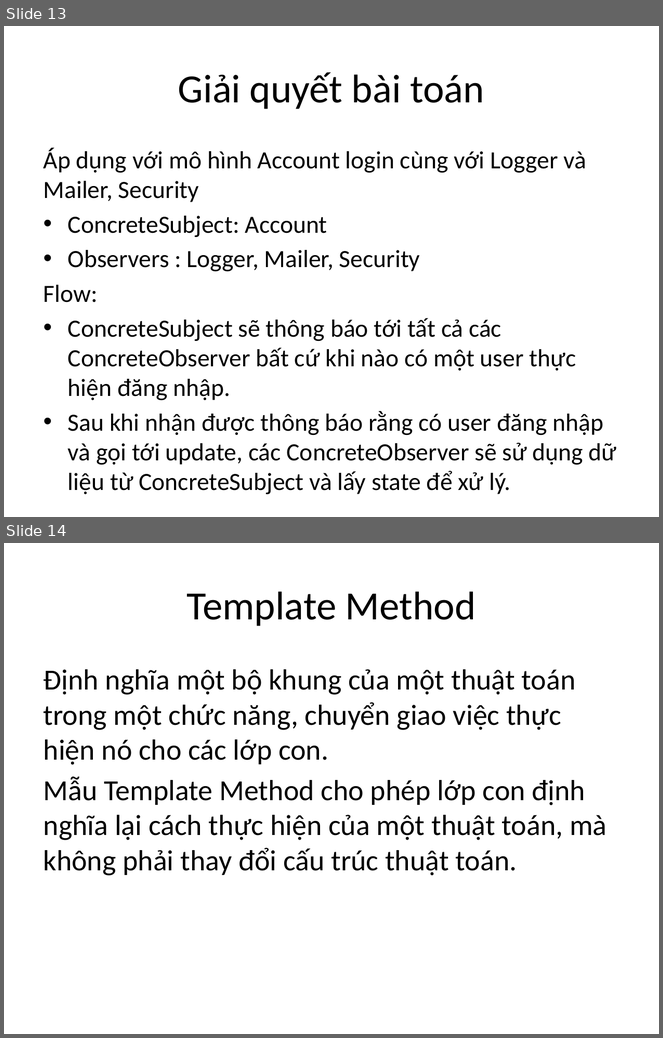
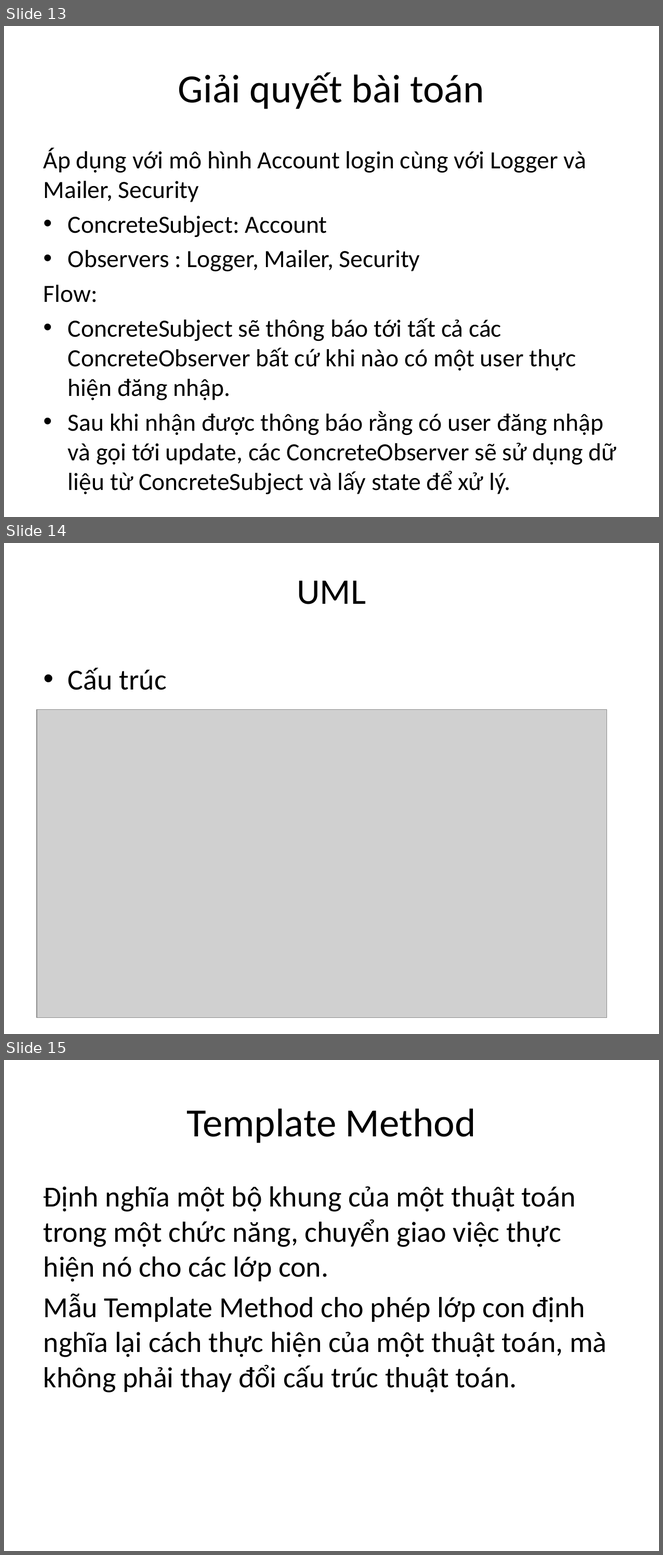
Before and after one commit to taole/slide, a slide deck: designpatter.pptx. Shown one above the other, each under a label of ours: slides 13 and 14 before the commit, slides 13, 14 and 15 after it. The pictures are 663x1038 and 663x1555 pixels, drawn with LibreOffice and Linux fonts; fonts in the diff are those of the drawing; grey boxes stand for pictures. Boxes give left, top, right and bottom in pixels: in the first picture for what was removed or moved away, otherwise in the second. Text is boxed around its words. In the diff, an @@ line names an element or a change of style, - is before the commit and + after.

```diff
--- a/designpatter.pptx
+++ b/designpatter.pptx
@@ slide 14 added at [4, 543, 659, 1034], background #FFFFFF @@
@@ title added at [297, 580, 366, 604], 39.6 pt, text #000000 @@
+UML
@@ text added at [68, 668, 167, 690], 32 pt, text #000000 @@
+• Cấu trúc
@@ picture added at [37, 709, 607, 1018] @@
@@ what was slide 14 is now slide 15 @@
```
Also in this commit, not shown: 2 slides changed, 13 other slides added.
